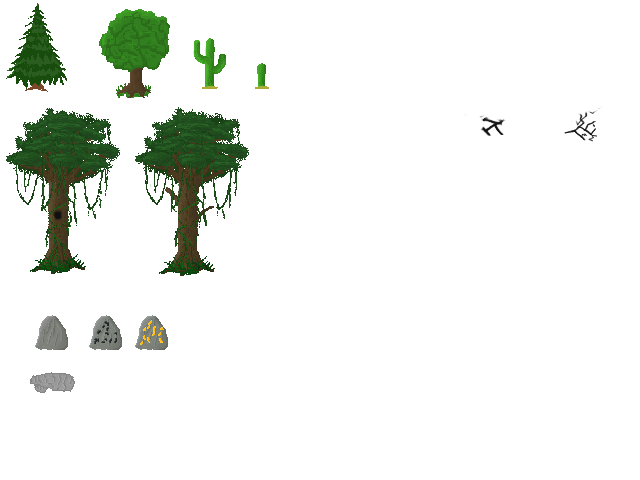
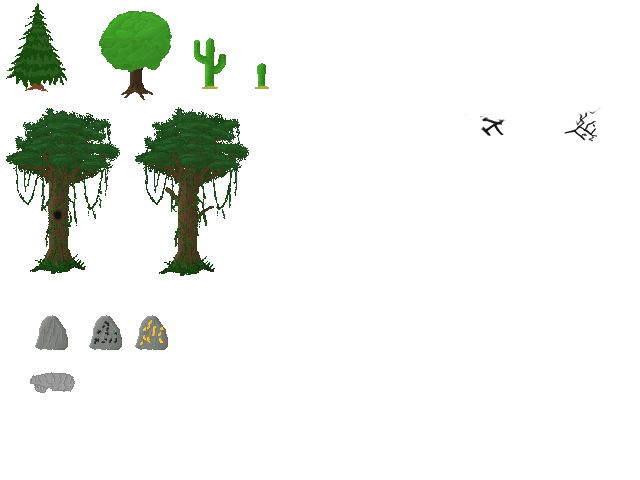
Layer changes from the first 640x480 image to the second:
added layer "Layer 5" (soft light, 37%) above "Layer 1 copy" over [117, 68, 146, 97]
renamed "Layer 1" to "Layer 1 copy", painted on it over [100, 9, 172, 72]
painted on "Layer 3" over [116, 81, 153, 100]
